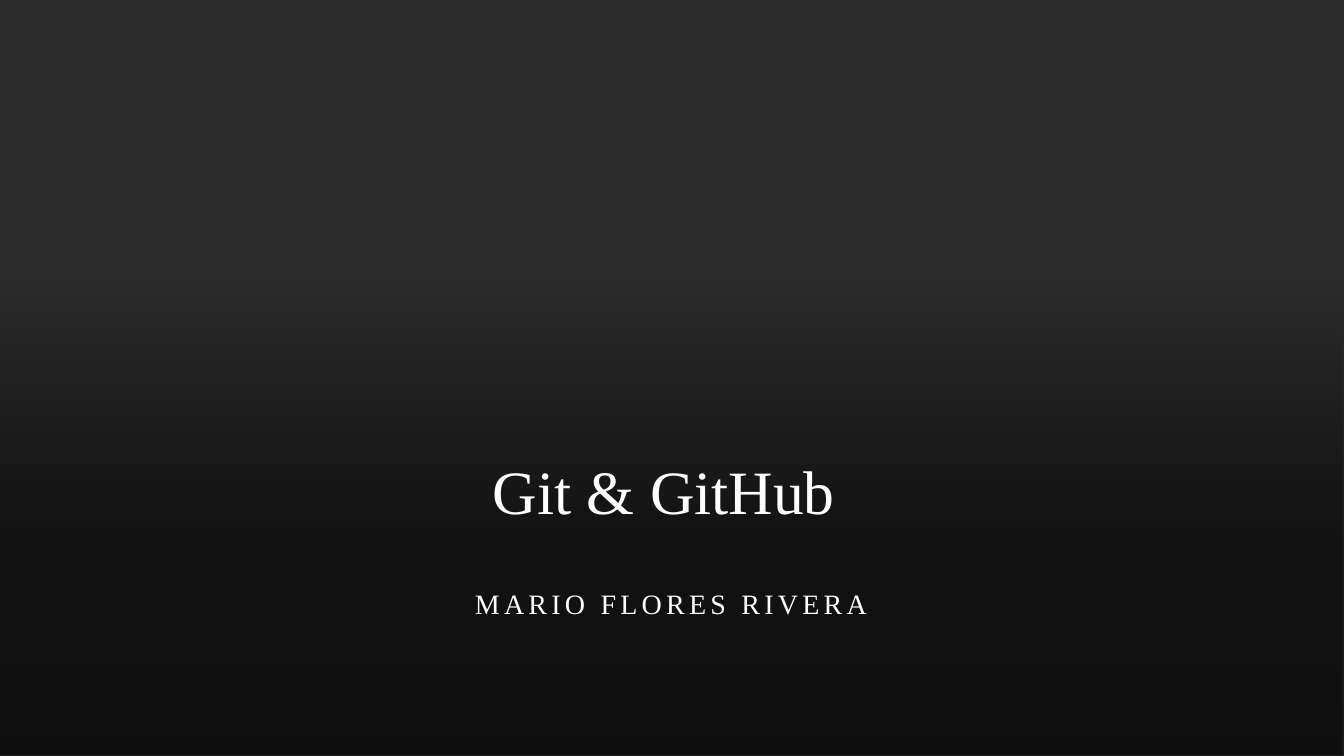
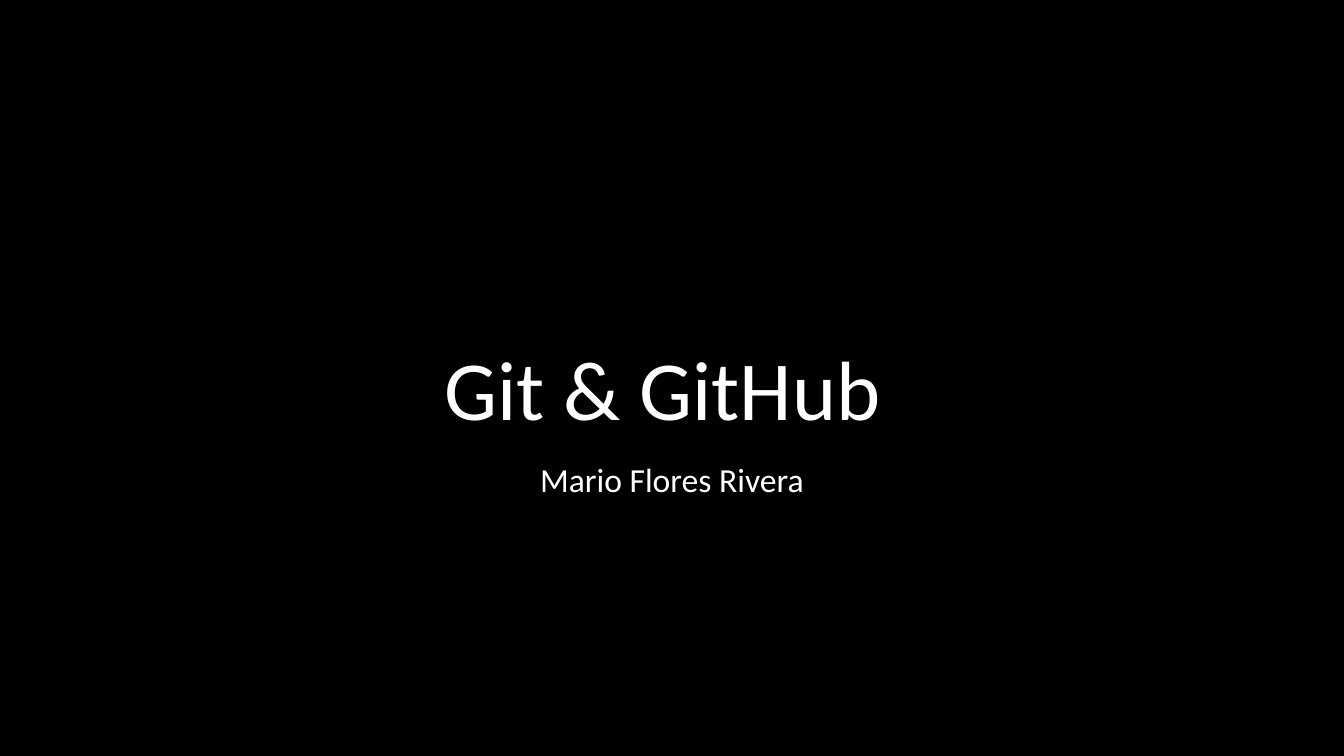
Before and after one commit to mfloresdev/Tutorial-Git, a slide deck: slide 1 of Git & GitHub.pptx. Drawn at 1344x756 pixels with LibreOffice and Linux fonts; fonts in the diff are those of the drawing; background and template pictures are left out; a plain dark background stands for a picture behind light text. Boxes give left, top, right and bottom in pixels: in the first picture for what was removed or moved away, otherwise in the second. Text is boxed around its words. In the diff, an @@ line names an element or a change of style, - is before the commit and + after.

```diff
--- a/Git & GitHub.pptx
+++ b/Git & GitHub.pptx
@@ rectangle removed at [0,0,1344,756] @@
@@ title "Git & GitHub": place and size @@
-title "Git & GitHub" at [493,471,835,515]
+title "Git & GitHub" at [444,361,881,421]
@@ title "Git & GitHub" at [444,361,881,421]: size 44 to 60 pt, font Times New Roman to Calibri; line spacing 1 to 0.9 @@
@@ group removed at [1021,0,1344,555]: 4 freeform shapes @@
@@ rectangle removed at [0,248,1344,756] @@
@@ subtitle "Mario Flores Rivera" at [540,468,804,493]: vertical alignment middle to top @@
@@ subtitle at [540,468,804,493]: text changed; size 20 to 24 pt; font Times New Roman to Calibri @@
-MARIO FLORES RIVERA
+Mario Flores Rivera
```
Also in this commit, not shown: 20 other slides changed, 19 slides added, 18 slides removed.
